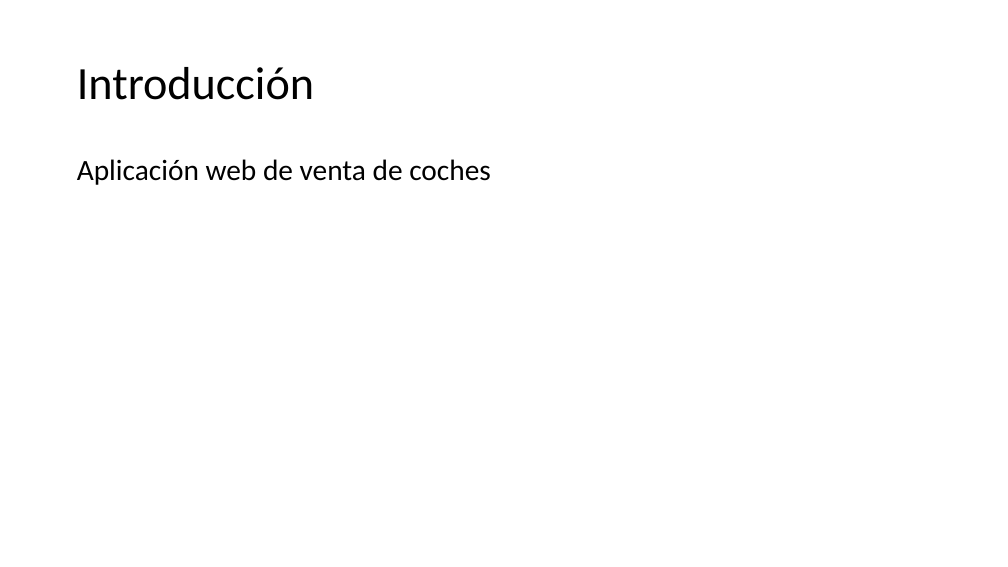
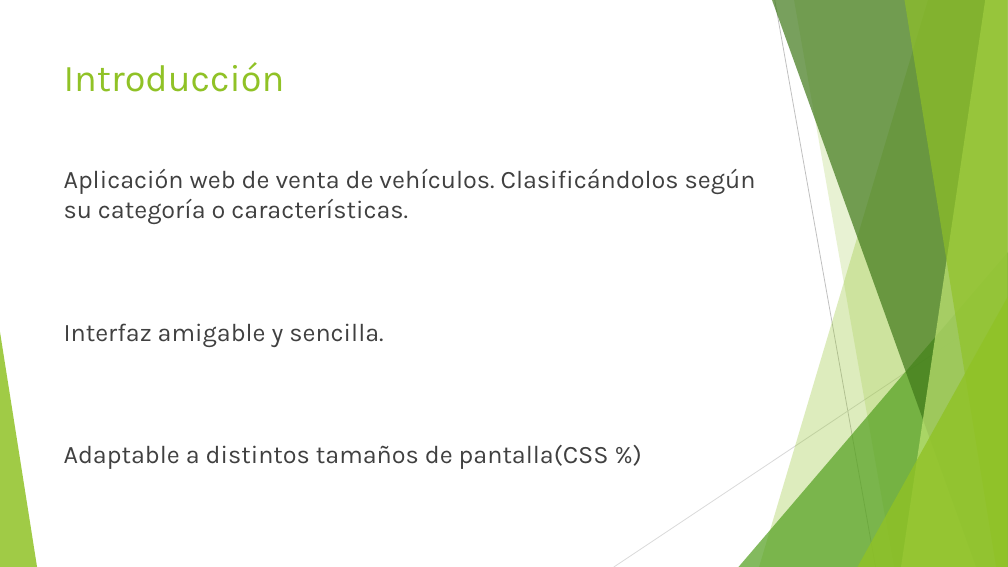
Before and after one commit to iliade88/Carmander, a slide deck: slide 3 of Presentacion.pptx. Drawn at 1008x567 pixels with LibreOffice and Linux fonts; fonts in the diff are those of the drawing. Boxes give left, top, right and bottom in pixels: in the first picture for what was removed or moved away, otherwise in the second. Text is boxed around its words. In the diff, an @@ line names an element or a change of style, - is before the commit and + after.

```diff
--- a/Presentacion.pptx
+++ b/Presentacion.pptx
@@ title "Introducción": place and size @@
-title "Introducción" at (77,67,314,100)
+title "Introducción" at (64,62,285,92)
@@ title "Introducción" at (64,62,285,92): size 44 to 36 pt, font Calibri to Karla, text colour #000000 to #90C226; line spacing 0.9 to 1; vertical alignment middle to top @@
@@ text at (64,169,756,469): text changed; size 28 to 24 pt; font Calibri to Karla; text colour #000000 to #404040 @@
-Aplicación web de venta de coches
+Aplicación web de venta de vehículos. Clasificándolos según su categoría o características.
+Interfaz amigable y sencilla.
+Adaptable a distintos tamaños de pantalla(CSS %)
@@ group added at (0,0,1008,567): 5 freeform shapes, 3 triangles, 2 lines @@
```
Also in this commit, not shown: 17 other slides changed, 2 slides added, 2 slides removed.
